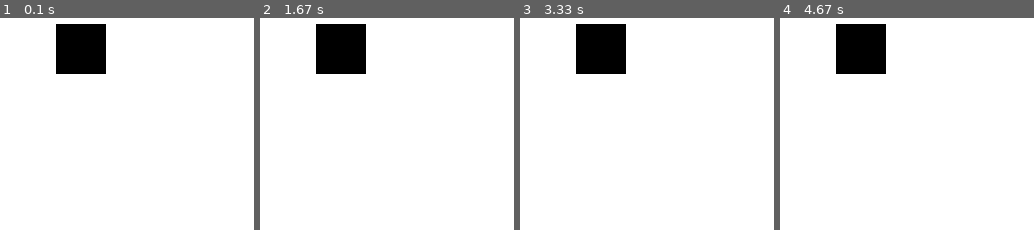
Above: before the commit, frames 1-4 (left to right).
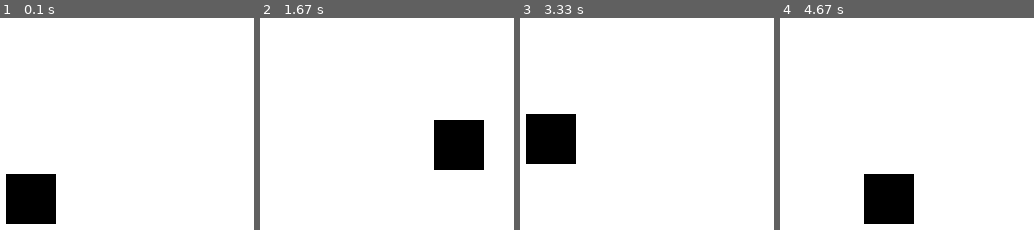
Above: after the commit, the same moments.

Repository: EAcosta2584/Programming-for-Video-Games-Resources
Game: pygame game, started from KeyboardInputs.py
Two runs of this game, one before a commit and one after it. Both use one fixed random seed, a clock stepped at 60 frames per second and the inputs below.
Inputs:
- Up to frame 1 (0.1 s): no input
- Up to frame 2 (1.67 s): hold Right 0.33-0.8 s; hold Up 0.83-1.13 s; hold Right 1.17-1.63 s
- Up to frame 3 (3.33 s): hold Left 1.67-2.2 s; hold Down 2.23-2.53 s; hold Left 2.57-2.97 s; hold Up from 3 s (still down)
- Up to frame 4 (4.67 s): release Up at 3.37 s; hold Right 3.4-4.03 s; hold Down 4.07-4.43 s; hold Left from 4.47 s (still down)

The runs differ from the first frame. In frame 1, 9.3% of the frame differs, in the area x 2-42%, y 2-98%; in frame 2, 9.3%; in frame 3, 9.3%; in frame 4, 9.3%.

Commit message:
Updated animations
Added keyboard inputs

Diff:
--- a/KeyboardInputs.py
+++ b/KeyboardInputs.py
@@ -30,7 +30,10 @@
 moveUp = False
 moveDown = False
 
-movementSpeed = 6
+shoot = False
+
+movementSpeed = 3
+projectileSpeed = 12
 
 
 # Set up the color variables.
@@ -40,7 +43,8 @@
 green = (0, 255, 0)
 blue = (0, 0, 255)
 
-player = pygame.Rect(300, 100, 50, 50)
+player = pygame.Rect(250, 250, 50, 50)
+projectile = pygame.Rect(player.centerx, player.centery, 10, 10)
 
 # Run the game loop.
 while True:
@@ -49,8 +53,42 @@
         if event.type == QUIT:
             pygame.quit()
             sys.exit()
+    if event.type == KEYDOWN:
+        if event.key == K_UP or event.key == K_w:
+            moveUp = True
+        if event.key == K_DOWN or event.key == K_s:
+            moveDown = True
+        if event.key == K_LEFT or event.key == K_a:
+            moveLeft = True
+        if event.key == K_RIGHT or event.key == K_d:
+            moveRight = True
+        if event.key == K_SPACE:
+            shoot = True
+    if event.type == KEYUP:
+        if event.key == K_UP or event.key == K_w:
+            moveUp = False
+        if event.key == K_DOWN or event.key == K_s:
+            moveDown = False
+        if event.key == K_LEFT or event.key == K_a:
+            moveLeft = False
+        if event.key == K_RIGHT or event.key == K_d:
+            moveRight = False
+        if event.key == K_ESCAPE:
+            pygame.quit()
+            sys.exit()
+
+    if shoot == True:
+        projectile.top -= projectileSpeed
 
 
+    if moveUp == True:
+        player.top -= movementSpeed
+    if moveDown == True:
+        player.bottom += movementSpeed
+    if moveLeft == True:
+        player.left -= movementSpeed
+    if moveRight == True:
+        player.right += movementSpeed
 
     # Draw the white background onto the surface.
     windowSurface.fill(white)
@@ -59,6 +97,9 @@
     # Draw the player onto the surface.
     pygame.draw.rect(windowSurface, black, player)
 
+    # if projectile.top < player.centery-25:
+    #     pygame.draw.rect(windowSurface, blue, projectile)
+
 
 
     # Draw the window onto the screen.
--- a/PyGameAnimations.py
+++ b/PyGameAnimations.py
@@ -138,4 +138,4 @@
 
     # Draw the window onto the screen.
     pygame.display.update()
-    time.sleep(.02)
+    time.sleep(.0167)
